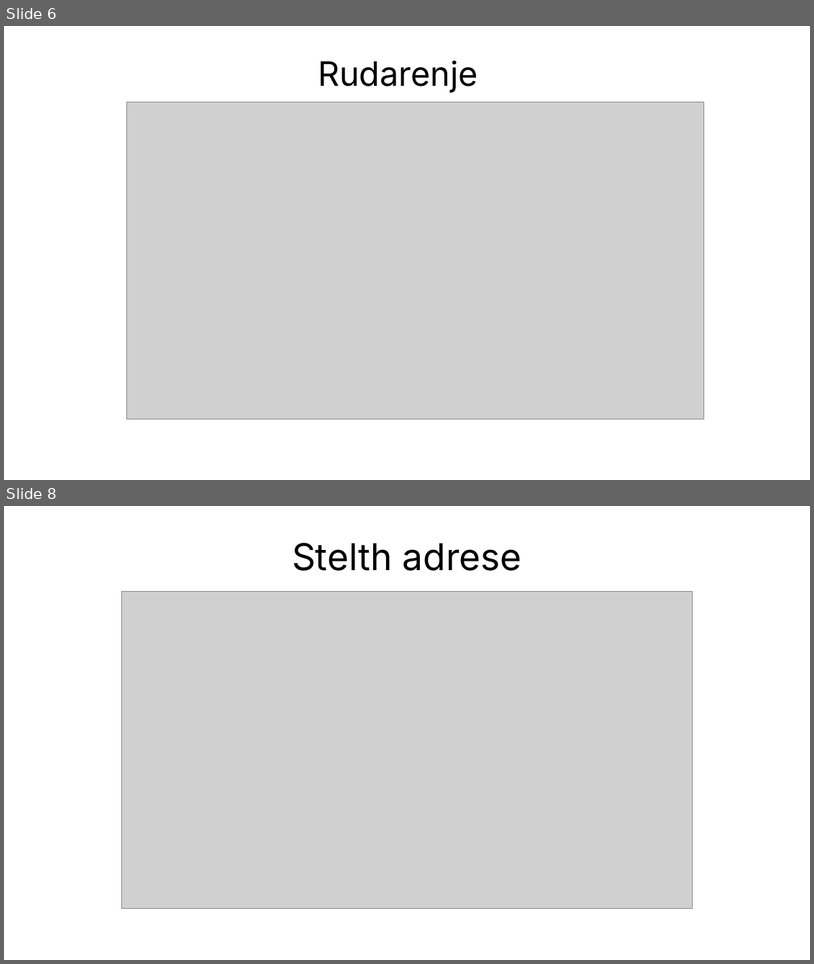
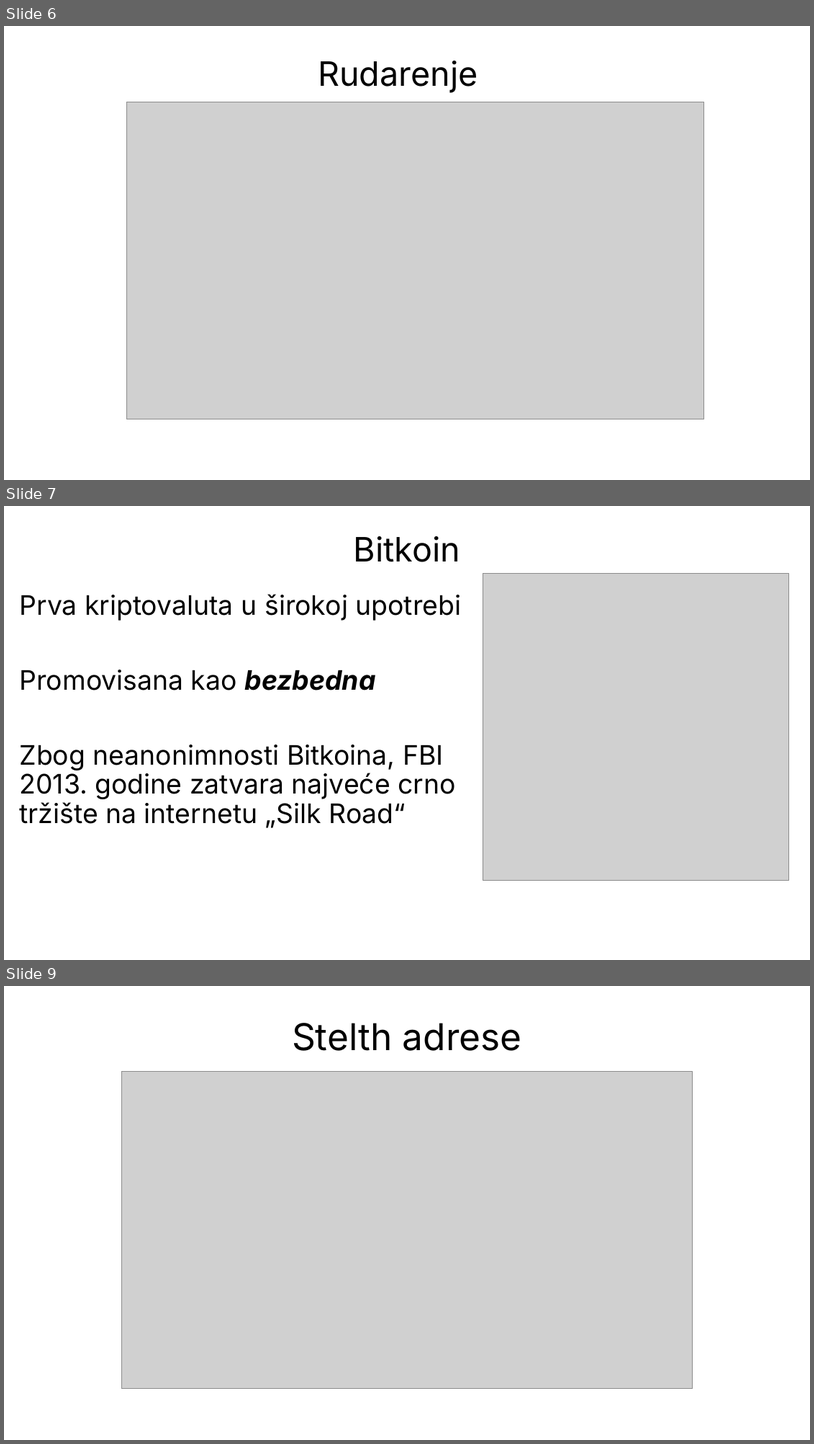
Before and after one commit to sanastojanovic/RID, a slide deck: rid_2026_seminarski/mi21126_Aleksandar_Stojcic/Monero kao kriptovaluta.pptx. Shown one above the other, each under a label of ours: slides 6 and 8 before the commit, slides 6, 7 and 9 after it; the slides between them are not shown. The pictures are 814x964 and 814x1444 pixels, drawn with LibreOffice and Linux fonts; fonts in the diff are those of the drawing; grey boxes stand for pictures; background and template pictures are left out. Boxes give left, top, right and bottom in pixels: in the first picture for what was removed or moved away, otherwise in the second. Text is boxed around its words. In the diff, an @@ line names an element or a change of style, - is before the commit and + after.

```diff
--- a/rid_2026_seminarski/mi21126_Aleksandar_Stojcic/Monero kao kriptovaluta.pptx
+++ b/rid_2026_seminarski/mi21126_Aleksandar_Stojcic/Monero kao kriptovaluta.pptx
@@ slide 7 added at [4,506,810,960], background picture (left out) @@
@@ title added at [354,536,460,562], 40 pt, text #000000 @@
+Bitkoin
@@ picture added at [483,574,790,880] @@
@@ text added at [20,594,462,828], 32 pt, text #000000 @@
+Prva kriptovaluta u širokoj upotrebi
+Promovisana kao bezbedna
+Zbog neanonimnosti Bitkoina, FBI 2013. godine zatvara najveće crno tržište na internetu „Silk Road“
@@ what was slide 8 is now slide 9 @@
```
Also in this commit, not shown: 2 slides changed, 1 other file.
